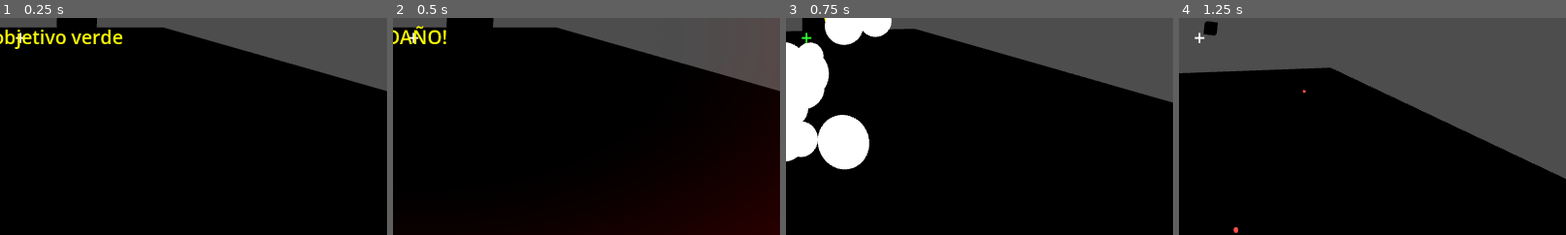
Above: before the commit, frames 1-4 (left to right).
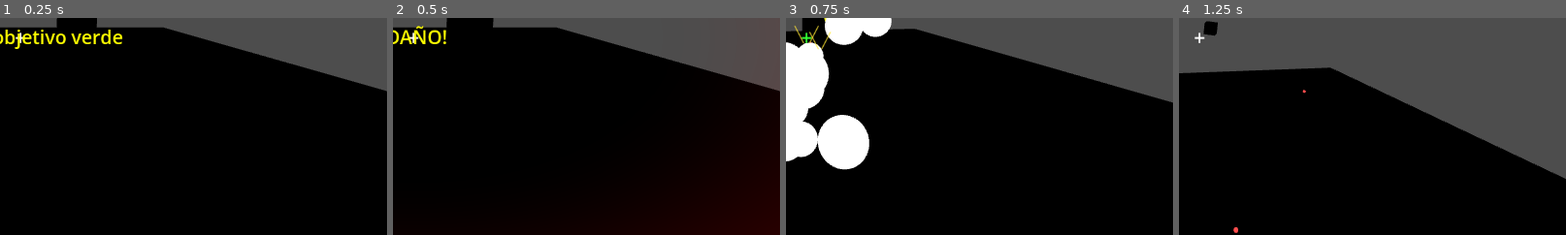
Above: after the commit, the same moments.

Repository: kilder16/NEXUS
Game: Godot game, scene res://scenes/levels/test_level.tscn
Two runs of this game, one before a commit and one after it. Both use one fixed random seed, a clock stepped at 60 frames per second and the inputs below. This scene is started directly instead of the project's main scene.
Inputs (mouse positions are % of the whole screen's width and height, from its top left):
- Up to frame 1 (0.25 s): no input
- Up to frame 2 (0.5 s): no input
- Up to frame 3 (0.75 s): tap Enter at 0.5 s; move the mouse to (55, 50) at 0.52 s; hold Up from 0.53 s (still down); tap Q at 0.6 s; click (55, 50) at 0.67 s
- Up to frame 4 (1.25 s): keep holding Up; tap Space at 0.77 s
The pictures show only the part of the screen within x 47-97%, y 46-96%; the shares and areas given below are measured in that part.

Frames 1-2 are identical in both runs. In frame 3, 0.2% of the frame differs, in the area x 2-12%, y 3-15%; in frame 4, nothing differs.

Commit message:
feat(hud): hitmarker visual v1.2 con Labels unicode chevrons
Reemplaza el stub show_hitmarker por implementación funcional
basada en 4 Labels unicode (╲ ╱ ╲ ╱) en las 4 esquinas del
crosshair, animados con tween de modulate.a (1 → 0 en 250ms).

Approach elegido para evitar las técnicas que fallaron en el
HUD CanvasLayer durante Día 4:
- _draw() custom de Control: no renderiza.
- Controls con rotation aplicada: no aparecen.

Técnicas usadas (todas validadas previamente en este HUD):
- Labels estáticos sin rotation.
- modulate como vehículo del color (no add_theme_color_override).
- Tween sobre modulate.a para fade.

Color amarillo (1, 0.9, 0.2) en hit normal, rojo (1, 0.3, 0.3)
en headshot. Llamado desde player.gd::_fire_hitscan junto al
SFX hitmarker_tick existente.

Co-Authored-By: Claude Opus 4.7 (1M context) <noreply@anthropic.com>

Diff:
--- a/scenes/ui/hud.tscn
+++ b/scenes/ui/hud.tscn
@@ -190,6 +190,77 @@
 theme_override_colors/font_color = Color(1, 1, 1, 1)
 theme_override_font_sizes/font_size = 30
 text = "+"
+
+[node name="Hitmarker" type="Control" parent="."]
+anchors_preset = 8
+anchor_left = 0.5
+anchor_top = 0.5
+anchor_right = 0.5
+anchor_bottom = 0.5
+offset_left = -20.0
+offset_top = -20.0
+offset_right = 20.0
+offset_bottom = 20.0
+grow_horizontal = 2
+grow_vertical = 2
+mouse_filter = 2
+modulate = Color(1, 1, 1, 0)
+
+[node name="TopLeft" type="Label" parent="Hitmarker"]
+layout_mode = 1
+anchors_preset = 0
+offset_right = 18.0
+offset_bottom = 18.0
+mouse_filter = 2
+theme_override_colors/font_color = Color(1, 1, 1, 1)
+theme_override_font_sizes/font_size = 22
+text = "╲"
+horizontal_alignment = 1
+vertical_alignment = 1
+
+[node name="TopRight" type="Label" parent="Hitmarker"]
+layout_mode = 1
+anchors_preset = 1
+anchor_left = 1.0
+anchor_right = 1.0
+offset_left = -18.0
+offset_bottom = 18.0
+mouse_filter = 2
+theme_override_colors/font_color = Color(1, 1, 1, 1)
+theme_override_font_sizes/font_size = 22
+text = "╱"
+horizontal_alignment = 1
+vertical_alignment = 1
+
+[node name="BottomLeft" type="Label" parent="Hitmarker"]
+layout_mode = 1
+anchors_preset = 3
+anchor_top = 1.0
+anchor_bottom = 1.0
+offset_right = 18.0
+offset_top = -18.0
+mouse_filter = 2
+theme_override_colors/font_color = Color(1, 1, 1, 1)
+theme_override_font_sizes/font_size = 22
+text = "╱"
+horizontal_alignment = 1
+vertical_alignment = 1
+
+[node name="BottomRight" type="Label" parent="Hitmarker"]
+layout_mode = 1
+anchors_preset = 2
+anchor_left = 1.0
+anchor_top = 1.0
+anchor_right = 1.0
+anchor_bottom = 1.0
+offset_left = -18.0
+offset_top = -18.0
+mouse_filter = 2
+theme_override_colors/font_color = Color(1, 1, 1, 1)
+theme_override_font_sizes/font_size = 22
+text = "╲"
+horizontal_alignment = 1
+vertical_alignment = 1
 
 [node name="EnemyHealthIndicator" type="Control" parent="."]
 layout_mode = 3
--- a/scripts/player/player.gd
+++ b/scripts/player/player.gd
@@ -335,9 +335,12 @@
 			if damage_target.is_in_group("enemy"):
 				if is_headshot:
 					AudioManager.play_sfx("headshot_ding")
+					if hud and hud.has_method("show_hitmarker"):
+						hud.show_hitmarker(Color(1, 0.3, 0.3, 1))  # rojo headshot
 				else:
-					# Hitmarker visual diferido a v1.2; el SFX cubre el feedback.
 					AudioManager.play_sfx("hitmarker_tick")
+					if hud and hud.has_method("show_hitmarker"):
+						hud.show_hitmarker(Color(1, 0.9, 0.2, 1))  # amarillo default
 		else:
 			ParticleManager.spawn_impact(hit_result.position, hit_result.normal, "wall")
 
--- a/scripts/ui/hud.gd
+++ b/scripts/ui/hud.gd
@@ -11,7 +11,12 @@
 @onready var ammo_label: Label = $WeaponBox/AmmoLabel
 @onready var crosshair = $Crosshair
 @onready var crosshair_label: Label = $Crosshair/Label
+@onready var hitmarker: Control = $Hitmarker
 @onready var message_label = $MessageLabel
+
+# Tween activo del hitmarker. Lo guardamos para cancelarlo si llega un nuevo
+# hit antes de que termine el fade del anterior (evita acumulación).
+var _hitmarker_tween: Tween = null
 
 # Damage indicator direccional: 4 ColorRect estáticos pegados a los bordes
 # del HUD. Cada barra se activa cuando el atacante está predominantemente
@@ -208,14 +213,22 @@
 	if crosshair_label:
 		crosshair_label.modulate = color
 
-func show_hitmarker(_color: Color = Color(1, 0.9, 0.2, 1)) -> void:
-	# Hitmarker visual diferido a v1.2. El SFX "hitmarker_tick" en
-	# player.gd cubre el feedback auditivo (80% del valor del hitmarker).
-	# El indicador visual de chevrons fue problemático: tanto _draw()
-	# custom como ColorRect rotados pasaron el diagnóstico funcional
-	# pero no se renderizaron en pantalla. Probable root cause en el HUD
-	# CanvasLayer; a investigar en v1.2 con rediseño del HUD.
-	pass
+func show_hitmarker(color: Color = Color(1, 0.9, 0.2, 1)) -> void:
+	# Hitmarker visual: 4 Labels unicode (╲ ╱ ╱ ╲) en las 4 esquinas del
+	# Control "Hitmarker", fade del modulate del padre de 1 → 0 en 250ms.
+	# Approach elegido para esquivar las técnicas que fallaron en el HUD
+	# CanvasLayer durante Día 4 (_draw() custom y Controls con rotation
+	# no renderizan). Labels estáticos + modulate + Tween están todos
+	# validados en este HUD (crosshair de colores, damage indicator).
+	# Color amarillo default; 4.5 lo va a llamar con rojo en headshot.
+	if not hitmarker:
+		return
+	if _hitmarker_tween and _hitmarker_tween.is_valid():
+		_hitmarker_tween.kill()
+	hitmarker.modulate = color
+	hitmarker.modulate.a = 1.0
+	_hitmarker_tween = create_tween()
+	_hitmarker_tween.tween_property(hitmarker, "modulate:a", 0.0, 0.25)
 
 func show_message(text: String, duration: float = 2.0):
 	if message_label:
